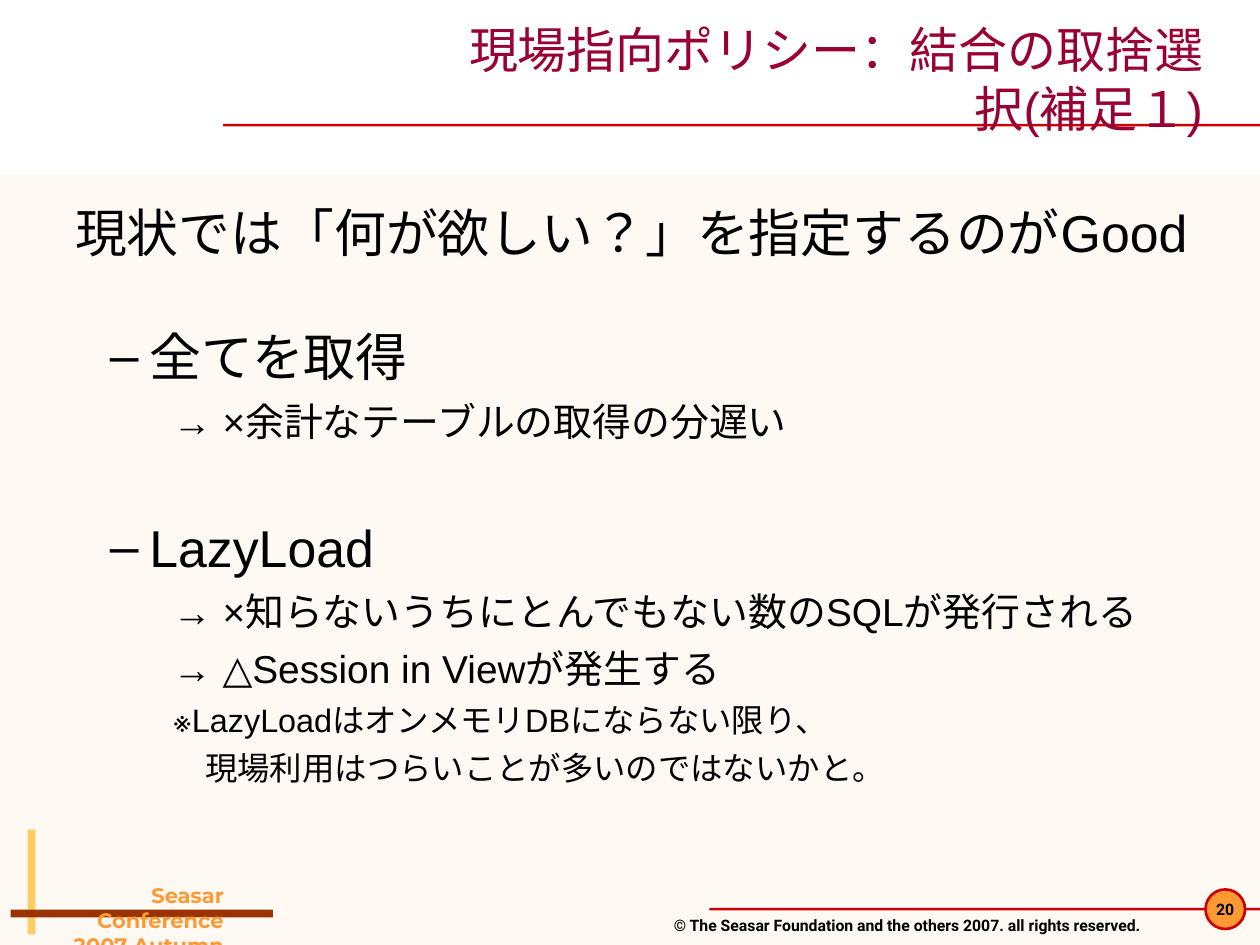
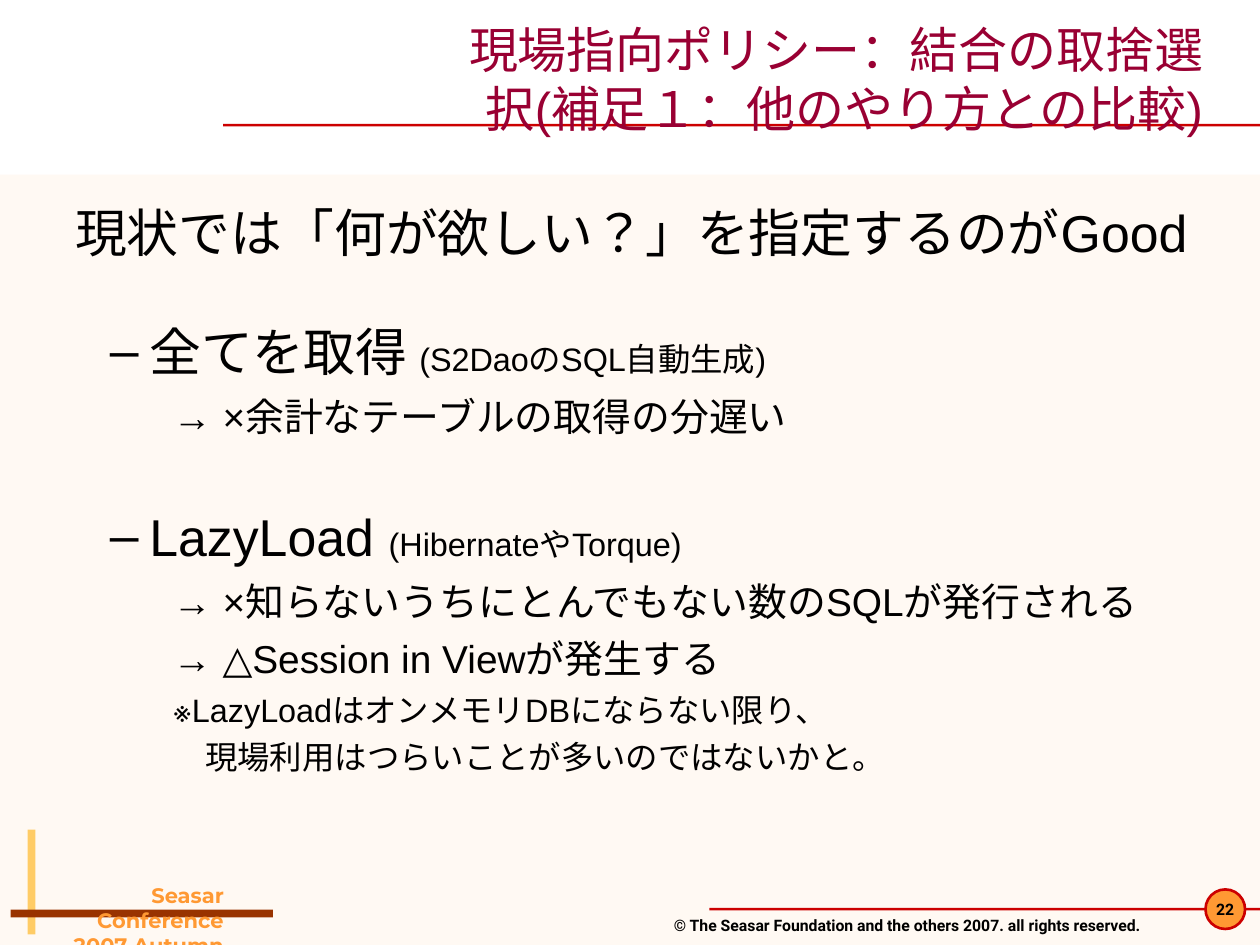
Before and after one commit to seasarorg/dbflute, a slide deck: slide 22 of dbflute/etc/doc/pres/sc2007a_2-DBFlute.ppt (slide 20 before the commit). Drawn at 1260x945 pixels with LibreOffice and Linux fonts; fonts in the diff are those of the drawing; background and template pictures are left out. Boxes give left, top, right and bottom in pixels: in the first picture for what was removed or moved away, otherwise in the second. Text is boxed around its words. In the diff, an @@ line names an element or a change of style, - is before the commit and + after.

```diff
--- a/dbflute/etc/doc/pres/sc2007a_2-DBFlute.ppt
+++ b/dbflute/etc/doc/pres/sc2007a_2-DBFlute.ppt
@@ title at (x1=469, y1=26, x2=1203, y2=137): text changed @@
-現場指向ポリシー：結合の取捨選択(補足１)
+現場指向ポリシー：結合の取捨選択(補足１：他のやり方との比較)
@@ text at (x1=149, y1=327, x2=766, y2=377): text changed; size 29.6 to 18.5 pt @@
-  – 全てを取得
+  – 全てを取得 (S2DaoのSQL自動生成)
@@ text at (x1=149, y1=518, x2=682, y2=567): text changed; size 29.6 to 18.5 pt @@
-  – LazyLoad
+  – LazyLoad (HibernateやTorque)
@@ page number at (x1=1216, y1=903, x2=1234, y2=915): text changed @@
-20
+22
```
Also in this commit, not shown: 4 other slides changed, 3 slides added.
